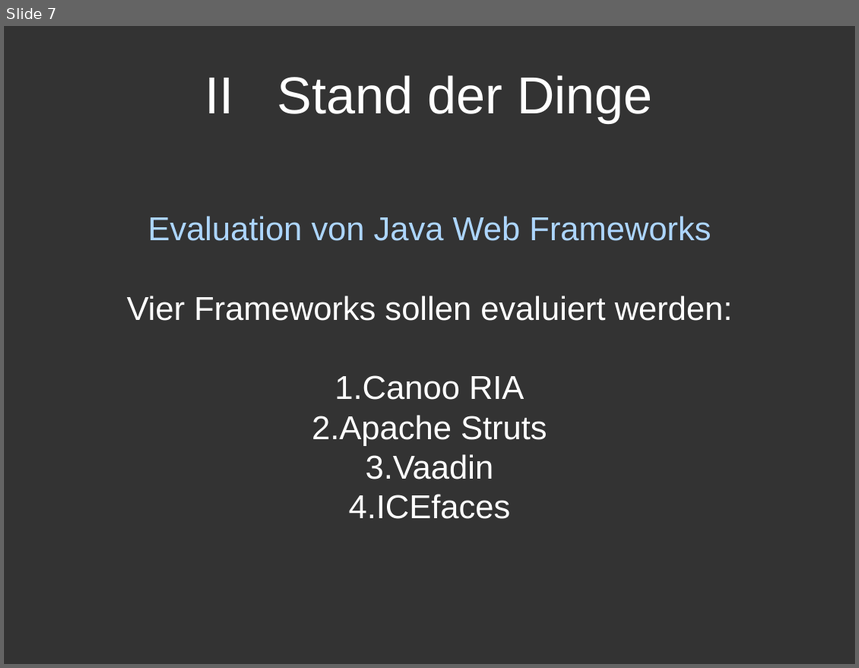
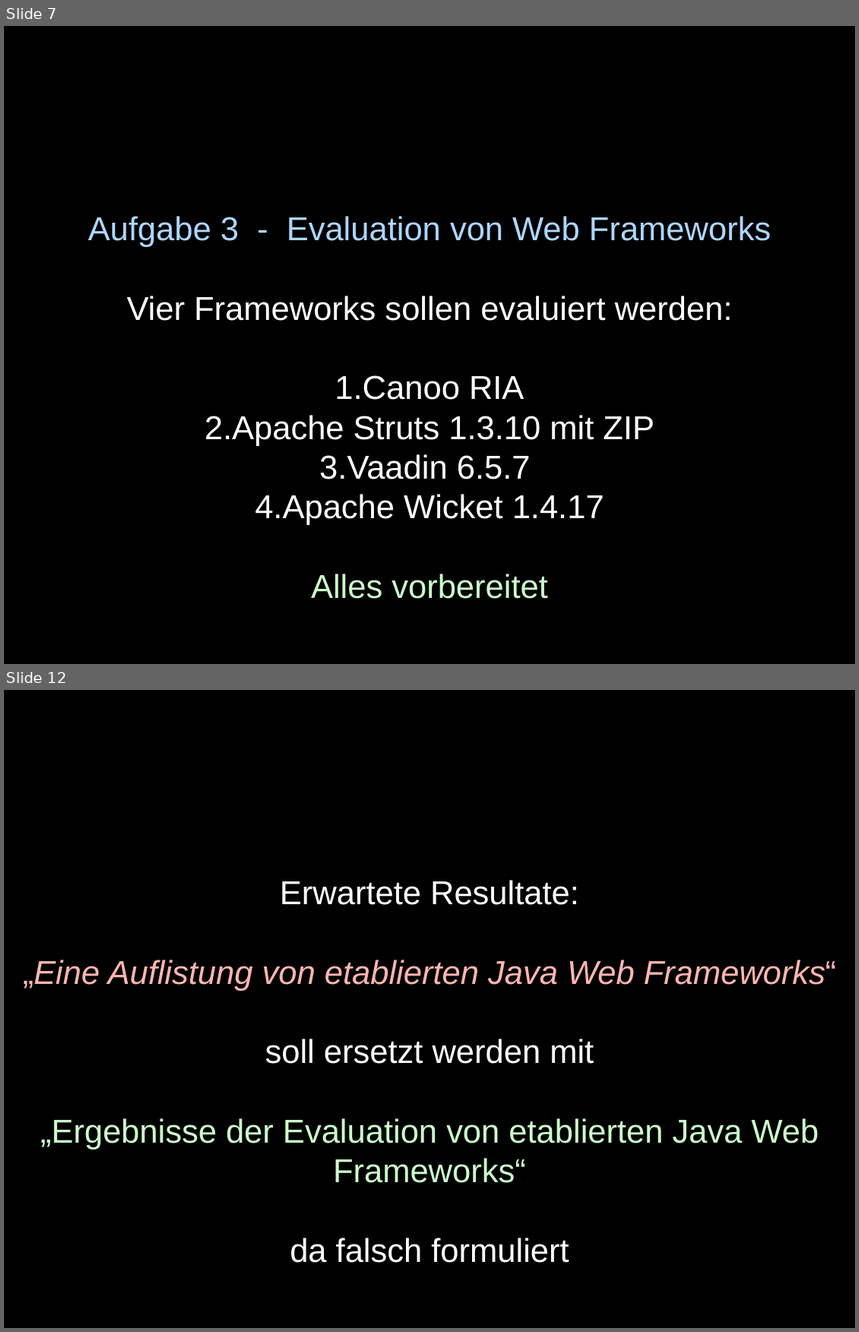
Before and after one commit to sushicutta/Diplomarbeit, a slide deck: praesentation/designreview/design-review-meeting.ppt. Shown one above the other, each under a label of ours: slide 7 before the commit, slides 7 and 12 after it; the slides between them are not shown. The pictures are 859x668 and 859x1332 pixels, drawn with LibreOffice and Linux fonts; fonts in the diff are those of the drawing. Boxes give left, top, right and bottom in pixels: in the first picture for what was removed or moved away, otherwise in the second. Text is boxed around its words. In the diff, an @@ line names an element or a change of style, - is before the commit and + after.

Commit message:
Design - review Präsentation

```diff
--- a/praesentation/designreview/design-review-meeting.ppt
+++ b/praesentation/designreview/design-review-meeting.ppt
@@ slide 12 added at [4, 690, 855, 1328], background #000000 @@
@@ text added at [23, 880, 837, 1263], 28 pt, text #FFFFFF @@
+Erwartete Resultate:
+„Eine Auflistung von etablierten Java Web Frameworks“
+soll ersetzt werden mit
+„Ergebnisse der Evaluation von etablierten Java Web Frameworks“
+da falsch formuliert
@@ slide 7 changed as well @@
@@ background #333333 to #000000 @@
@@ title removed at [205, 75, 653, 123] @@
-II Stand der Dinge
@@ text at [88, 216, 771, 247]: text changed @@
-Evaluation von Java Web Frameworks
+Aufgabe 3 - Evaluation von Web Frameworks
@@ text at [205, 415, 655, 599]: text changed @@
-2. Apache Struts
-3. Vaadin
-4. ICEfaces
+2. Apache Struts 1.3.10 mit ZIP
+3. Vaadin 6.5.7
+4. Apache Wicket 1.4.17
+Alles vorbereitet
```
Also in this commit, not shown: 8 other slides changed, 5 other slides added, 1 slide removed.
